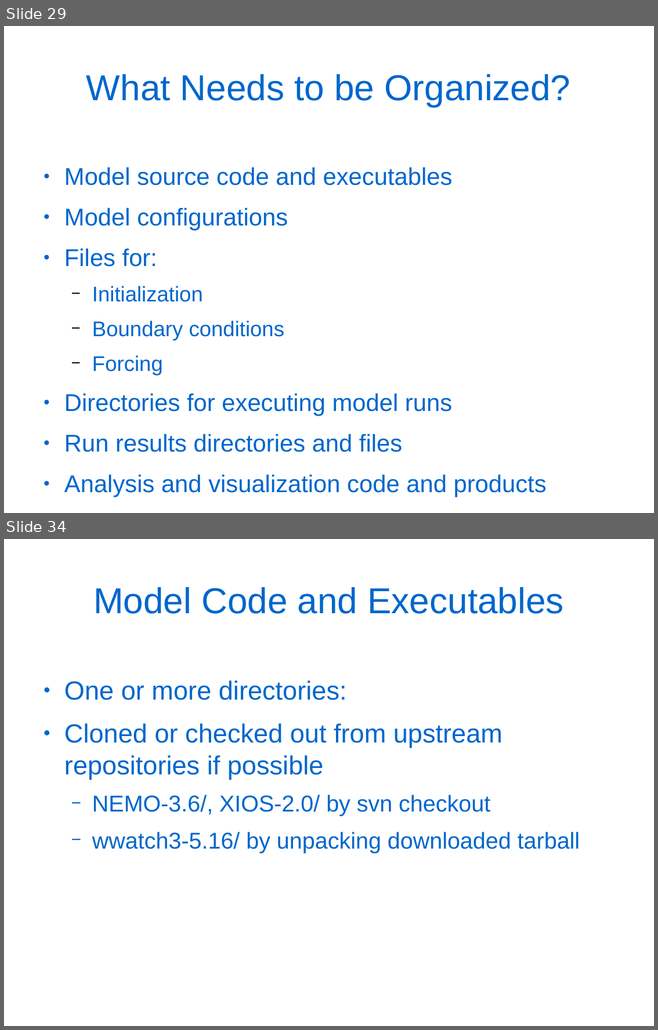
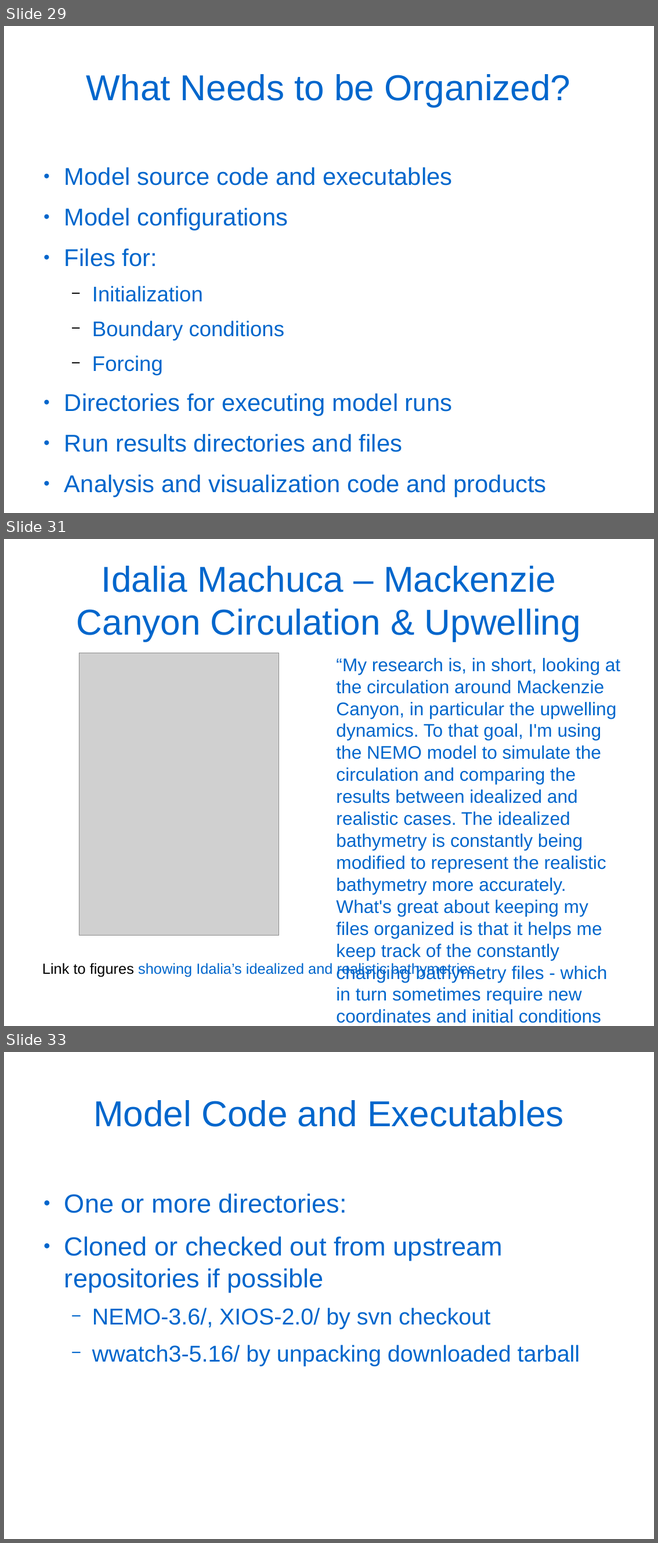
Before and after one commit to douglatornell/UQAR-Winter-School, a slide deck: slides.odp. Shown one above the other, each under a label of ours: slides 29 and 34 before the commit, slides 29, 31 and 33 after it; the slides between them are not shown. The pictures are 658x1030 and 658x1543 pixels, drawn with LibreOffice and Linux fonts; fonts in the diff are those of the drawing; grey boxes stand for pictures. Boxes give left, top, right and bottom in pixels: in the first picture for what was removed or moved away, otherwise in the second. Text is boxed around its words. In the diff, an @@ line names an element or a change of style, - is before the commit and + after.

```diff
--- a/slides.odp
+++ b/slides.odp
@@ slide 31 added at bbox=[4, 539, 654, 1026], background #FFFFFF @@
@@ title added at bbox=[76, 566, 581, 642], 44 pt, text #0066CC @@
+Idalia Machuca – Mackenzie Canyon Circulation & Upwelling
@@ picture added at bbox=[79, 653, 280, 935] @@
@@ text added at bbox=[336, 658, 620, 1023], 22.4 pt, text #0066CC @@
+“My research is, in short, looking at the circulation around Mackenzie Canyon, in particular the upwelling dynamics. To that goal, I'm using the NEMO model to simulate the circulation and comparing the results between idealized and realistic cases. The idealized bathymetry is constantly being modified to represent the realistic bathymetry more accurately. What's great about keeping my files organized is that it helps me keep track of the constantly changing bathymetry files - which in turn sometimes require new coordinates and initial conditions files.”
@@ text added at bbox=[42, 963, 475, 977], 18 pt, text #0066CC @@
+Link to figures showing Idalia’s idealized and realistic bathymetries
@@ what was slide 34 is now slide 33 @@
```
Also in this commit, not shown: 6 slides changed, 24 other slides added, 9 slides removed, 2 other files.
